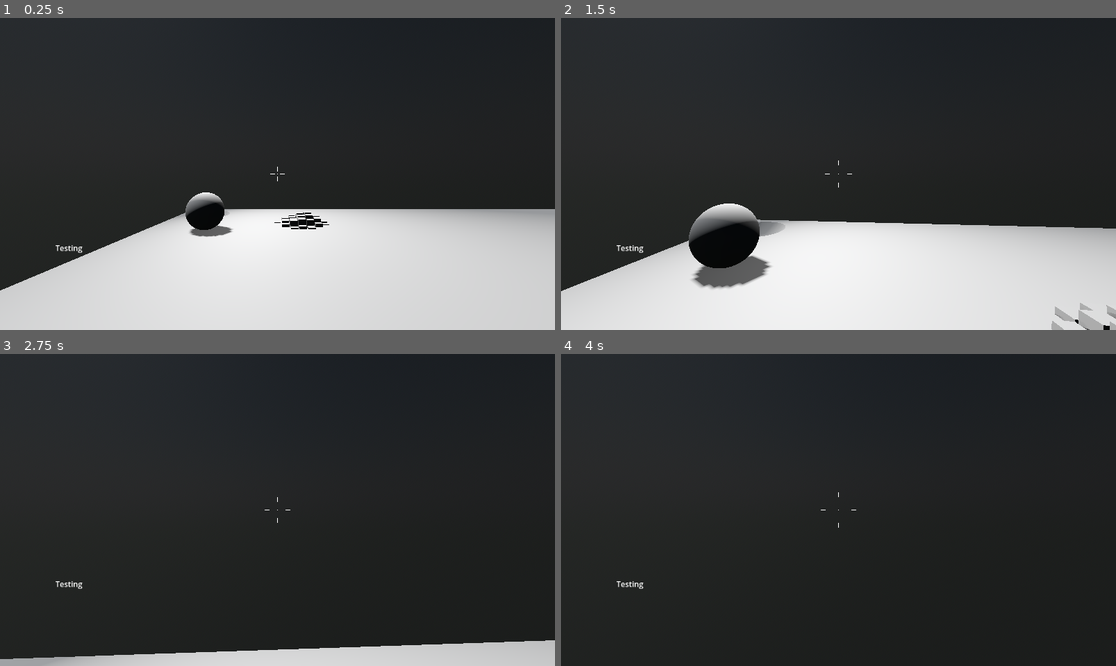
Above: before the commit, frames 1-4 (two rows, left to right).
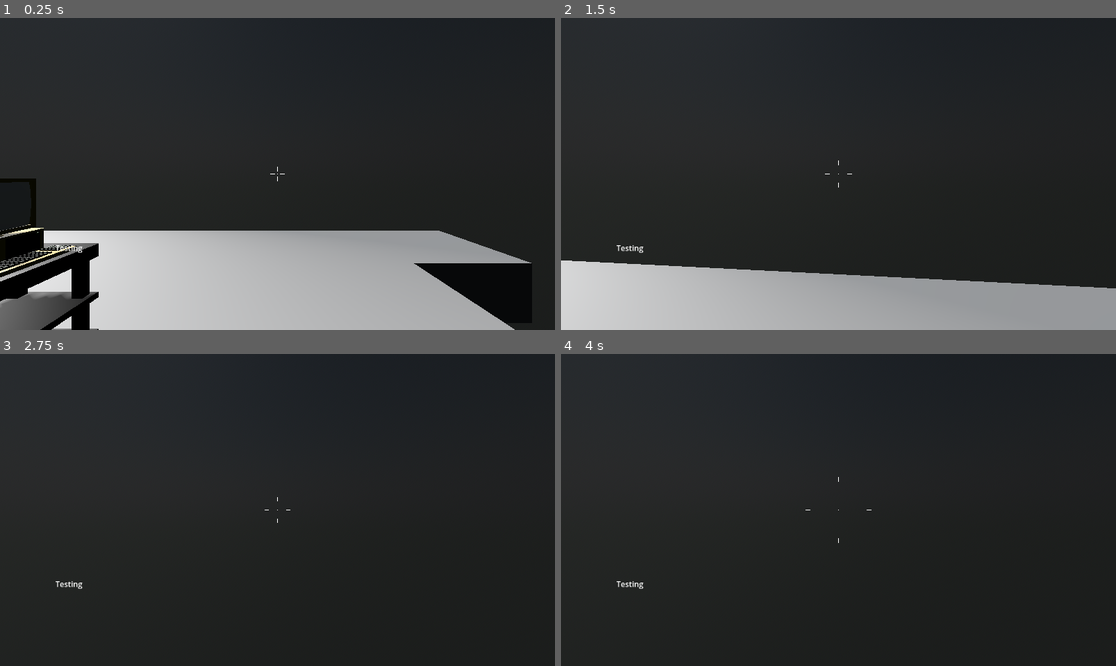
Above: after the commit, the same moments.

Repository: BradleyCai/mask-game
Game: Godot game, scene res://scenes/sticks/liftable_sticks_room.tscn
Same seed, same stepped clock (60 frames per second), same inputs: the game is played once before the commit and once after it. This scene is started directly instead of the project's main scene.
Inputs (mouse positions are in pixels of both pictures, inside the frame that each line leads up to):
- Up to frame 1 (0.25 s): no input
- Up to frame 2 (1.5 s): tap Enter (ui_accept) at 0.5, 0.77 s; move the mouse to (866, 174) at 0.52 s; hold Up (ui_up) from 0.53 s (still down); tap Ctrl (crouch) at 0.6 s; move the mouse to (810, 174) at 1.27 s; click (810, 174) at 1.35 s
- Up to frame 3 (2.75 s): keep holding Up (ui_up); tap Enter (ui_accept) at 1.52 s; move the mouse to (288, 503) at 2.02 s; tap Shift (sprint) at 2.1 s
- Up to frame 4 (4 s): keep holding Up (ui_up); move the mouse to (832, 516) at 2.77 s; tap Ctrl (crouch) at 2.85 s; tap Enter (ui_accept) at 3.02, 3.77 s; move the mouse to (877, 513) at 3.52 s; click (877, 513) at 3.6 s

The runs differ from the first frame. In frame 1, 33% of the frame differs, in the area x 0-100%, y 51-100%; in frame 2, 29%; in frame 3, 5.2%; in frame 4, less than 0.1%.
Error after the commit: Attempt to call function 'set_render_layer' in base 'null instance' on a null instance. (res://scenes/misc/computer_and_cart.gd:19)

Commit message:
Ball room improvements

Diff:
--- a/scenes/masks/pillar.tscn
+++ b/scenes/masks/pillar.tscn
@@ -10,6 +10,7 @@
 
 [sub_resource type="StandardMaterial3D" id="StandardMaterial3D_llj28"]
 transparency = 1
+shading_mode = 0
 albedo_color = Color(0.48235294, 1, 0, 1)
 
 [sub_resource type="CylinderMesh" id="CylinderMesh_lcmg4"]
@@ -17,22 +18,22 @@
 
 [sub_resource type="CylinderShape3D" id="CylinderShape3D_11xiq"]
 
-[node name="Pillar" type="Node3D" unique_id=302520146]
+[node name="Pillar" type="Node3D"]
 
-[node name="MeshInstance3D" type="MeshInstance3D" parent="." unique_id=1631213404]
+[node name="MeshInstance3D" type="MeshInstance3D" parent="."]
 transform = Transform3D(5, 0, 0, 0, 5, 0, 0, 0, 5, 0, 0, 0)
 mesh = SubResource("CylinderMesh_llj28")
 
-[node name="MeshInstance3D2" type="MeshInstance3D" parent="." unique_id=1839802309]
+[node name="MeshInstance3D2" type="MeshInstance3D" parent="."]
 transform = Transform3D(5, 0, 0, 0, 5, 0, 0, 0, 5, 0, 0, 0)
 layers = 2
 mesh = SubResource("CylinderMesh_lcmg4")
 
-[node name="SelectArea" type="Area3D" parent="." unique_id=1173826589]
+[node name="SelectArea" type="Area3D" parent="."]
 transform = Transform3D(5, 0, 0, 0, 5, 0, 0, 0, 5, 0, 0, 0)
 collision_layer = 2
 collision_mask = 0
 input_ray_pickable = false
 
-[node name="CollisionShape3D" type="CollisionShape3D" parent="SelectArea" unique_id=327592469]
+[node name="CollisionShape3D" type="CollisionShape3D" parent="SelectArea"]
 shape = SubResource("CylinderShape3D_11xiq")
--- a/scenes/sticks/ball.gd
+++ b/scenes/sticks/ball.gd
@@ -1,21 +1,7 @@
 extends Node3D
 
-@export var amplitude := 4.0
-@export var speed := 1.0
-
-var time := 0.0
-var start_z := 0.0
-var start_x := 0.0
-
 func _ready():
-	start_z = global_position.z
-	start_x = global_position.x
-
+	pass
 
 func _process(delta):
-	time += delta
-	var pos = global_position
-	pos.z = start_z + sin(time * speed) * amplitude
-	pos.x = start_x + cos(time * speed) * amplitude
-
-	global_position = pos
+	pass
--- a/scenes/sticks/liftable_sticks_room.tscn
+++ b/scenes/sticks/liftable_sticks_room.tscn
@@ -1,9 +1,12 @@
-[gd_scene load_steps=14 format=3 uid="uid://ly4ovf27g1og"]
+[gd_scene load_steps=18 format=3 uid="uid://ly4ovf27g1og"]
 
 [ext_resource type="PackedScene" uid="uid://dxbw2hi0uyj4c" path="res://scenes/sticks/liftable_sticks.tscn" id="1_p17da"]
 [ext_resource type="Script" uid="uid://bbtb5md6xfaq" path="res://scenes/sticks/bowl_ball.gd" id="2_2qt5s"]
 [ext_resource type="PackedScene" uid="uid://cc1m2a1obsyn4" path="res://addons/fpc/character.tscn" id="2_p17da"]
 [ext_resource type="Script" uid="uid://d4jfyqvqwk2do" path="res://scenes/sticks/checker.gd" id="3_n481h"]
+[ext_resource type="PackedScene" uid="uid://kfm2wy2udp45" path="res://scenes/computer/computer_and_cart.tscn" id="5_yaqlp"]
+[ext_resource type="PackedScene" uid="uid://nuv1t6k08cgl" path="res://scenes/computer/computer_view_sub_viewport.tscn" id="6_hgmbt"]
+[ext_resource type="PackedScene" uid="uid://cq7cubtlrmi05" path="res://scenes/computer/mouse_ray.tscn" id="7_hgmbt"]
 
 [sub_resource type="PhysicalSkyMaterial" id="PhysicalSkyMaterial_p17da"]
 ground_color = Color(0.9137255, 0.9882353, 0.85882354, 1)
@@ -16,6 +19,11 @@
 sky = SubResource("Sky_n481h")
 ambient_light_color = Color(0.92156863, 0.92156863, 0.83137256, 1)
 ambient_light_energy = 5.9
+
+[sub_resource type="Curve" id="Curve_hgmbt"]
+_limits = [0.0, 1.0, 0.0, 3.0]
+_data = [Vector2(0, 0), 0.0, 0.0, 0, 0, Vector2(1e-05, 0.57896245), 0.0, 0.0, 0, 0, Vector2(2.2920203, 0), 0.0, 0.0, 0, 0]
+point_count = 3
 
 [sub_resource type="SphereShape3D" id="SphereShape3D_t57k4"]
 
@@ -43,9 +51,13 @@
 
 [node name="sticks2" parent="." instance=ExtResource("1_p17da")]
 transform = Transform3D(1, 0, 0, 0, 1, 0, 0, 0, 1, -1.7959453, 0, -0.8237903)
+falloff = SubResource("Curve_hgmbt")
+
+[node name="ball" parent="sticks2" index="808"]
+transform = Transform3D(1, 0, 0, 0, 1, 0, 0, 0, 1, -2.4803243, -9.536743e-07, 5.890847)
 
 [node name="bowl_ball" type="RigidBody3D" parent="." groups=["ball"]]
-transform = Transform3D(1, 0, 0, 0, 1, 0, 0, 0, 1, 0.6581948, 1.678705, -1.9458213)
+transform = Transform3D(1, 0, 0, 0, 1, 0, 0, 0, 1, -1.257776, 1.6787045, 2.0398898)
 script = ExtResource("2_2qt5s")
 
 [node name="CollisionShape3D" type="CollisionShape3D" parent="bowl_ball"]
@@ -84,7 +96,7 @@
 shape = SubResource("ConvexPolygonShape3D_p17da")
 
 [node name="Character" parent="." instance=ExtResource("2_p17da")]
-transform = Transform3D(-4.37114e-08, 0, -1, 0, 1, 0, 1, 0, -4.37114e-08, -4.8421545, 1.1172817, 0)
+transform = Transform3D(-4.37114e-08, 0, -1, 0, 1, 0, 1, 0, -4.37114e-08, -1.6170983, 1.1172817, 7.84917)
 in_air_momentum = false
 
 [node name="bowl" type="Node3D" parent="."]
@@ -119,4 +131,34 @@
 light_color = Color(0, 1, 0, 1)
 spot_range = 2.679
 
+[node name="ComputerAndCart" parent="." node_paths=PackedStringArray("viewport", "mouse_ray") instance=ExtResource("5_yaqlp")]
+transform = Transform3D(1, 0, 0, 0, 1, 0, 0, 0, 1, -0.29831028, 1.0673211, 5.887173)
+viewport = NodePath("../SubViewport")
+mouse_ray = NodePath("../MouseRay")
+
+[node name="SubViewport" parent="." instance=ExtResource("6_hgmbt")]
+
+[node name="ViewportCamera" parent="SubViewport" index="1"]
+transform = Transform3D(1, 0, 0, 0, -4.371139e-08, 1, 0, -1, -4.371139e-08, 0, 16.25358, 0.709)
+cull_mask = 2
+size = 21.017
+
+[node name="MouseRay" parent="." instance=ExtResource("7_hgmbt")]
+transform = Transform3D(0.6, 0, 0, 0, 1, 0, 0, 0, 0.6, -4.2762694, -9.536743e-07, 5.0670567)
+
+[node name="MeshInstance3D" parent="MouseRay/Pillar" index="0"]
+layers = 0
+
+[node name="MeshInstance3D2" parent="MouseRay/Pillar" index="1"]
+layers = 2
+
+[node name="RemoteTransform3D" type="RemoteTransform3D" parent="MouseRay"]
+remote_path = NodePath("../../sticks2/ball")
+update_scale = false
+
 [connection signal="body_entered" from="bowl/checker" to="bowl/checker" method="_on_body_entered"]
+
+[editable path="sticks2"]
+[editable path="SubViewport"]
+[editable path="MouseRay"]
+[editable path="MouseRay/Pillar"]
--- a/scenes/sticks/sticks_2.gd
+++ b/scenes/sticks/sticks_2.gd
@@ -6,6 +6,7 @@
 
 @export var smooth_speed := 8.0
 
+@onready var actual_pos: Vector3 = get_node(ball_path).global_position
 @onready var mask_pos: Node3D = get_node(ball_path)
 var bodies: Array[AnimatableBody3D] = []
 
@@ -14,15 +15,19 @@
 		if c is AnimatableBody3D:
 			bodies.append(c)
 
-func _process(delta):
-	var ball_pos = mask_pos.global_position
+func _physics_process(delta):
+	var target_pos = mask_pos.global_position
+	actual_pos = actual_pos.move_toward(target_pos, 3 * delta)
 
 	for body in bodies:
-		var d = body.global_position.distance_to(ball_pos)
+		var p1 = body.global_position
+		var p2 = actual_pos
+		p1.y = 0
+		p2.y = 0
+		var d = p1.distance_to(p2)
 
 		var curve_value = falloff.sample(d) # 0–1
-		var target_y = curve_value
 
 		var pos = body.global_position
-		pos.y = target_y
+		pos.y = curve_value
 		body.global_position = pos
Not shown: 1 places in scenes/masks/pillar.tscn that only renumber resources
